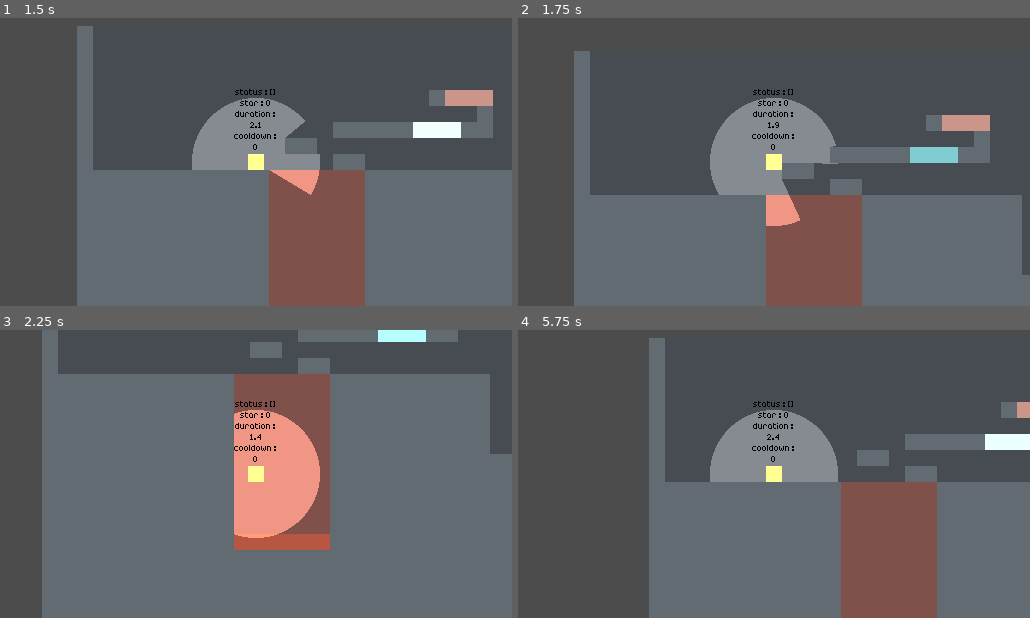
Above: before the commit, frames 1-4 (two rows, left to right).
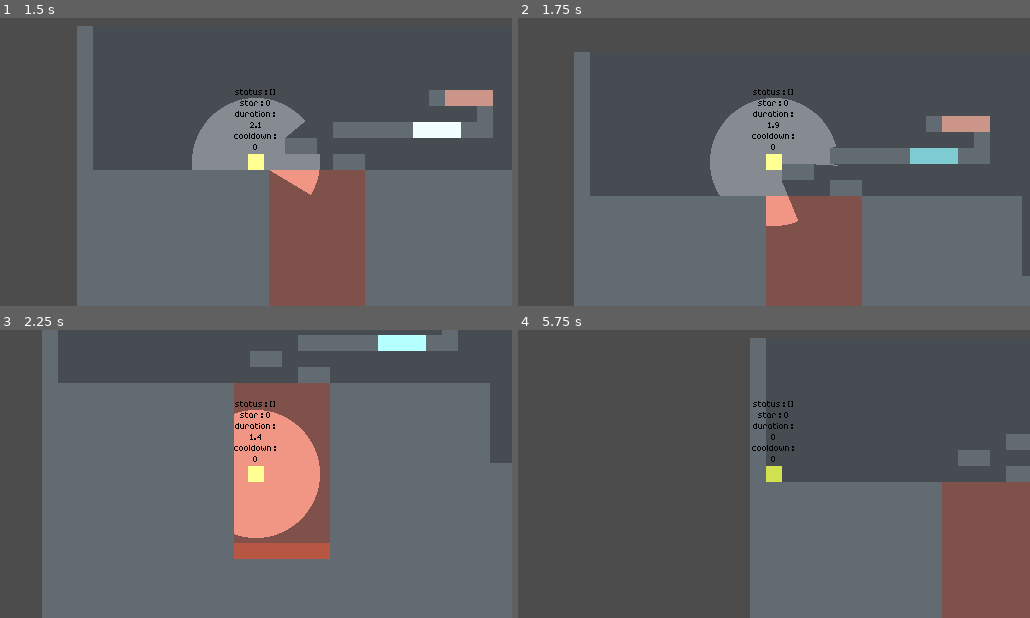
Above: after the commit, the same moments.

Repository: roboschka/Senterin
Game: Godot game, scene res://test_map.tscn
Two runs of this game, one before a commit and one after it. Both use one fixed random seed, a clock stepped at 60 frames per second and the inputs below.
Inputs:
- Up to frame 1 (1.5 s): tap Enter at 0.5 s; hold D (right) from 0.53 s (still down); tap X (action) at 0.6, 1.35 s; tap Z (jump) at 0.77 s
- Up to frame 2 (1.75 s): keep holding D (right); tap Z (jump) at 1.52 s
- Up to frame 3 (2.25 s): release D (right) at 2.03 s; hold A (left) from 2.03 s (still down); tap X (action) at 2.1 s
- Up to frame 4 (5.75 s): release A (left) at 2.78 s; hold D (right) 2.78-4.28 s; tap X (action) every 0.75 s from 2.85 to 5.1 s; tap Z (jump) at 3.02, 3.77, 4.52 s; hold A (left) 4.28-5.03 s; hold D (right) from 5.03 s (still down)

Frame 1 is identical in both runs. In frame 2, 0.7% of the frame differs, in the area x 10-100%, y 11-90%; in frame 3, 5.9%; in frame 4, 36%, in the area x 25-100%, y 2-100%.

Commit message:
Reduce Slippery Status Cooldown

Diff:
--- a/master/test_map.tscn
+++ b/master/test_map.tscn
@@ -494,7 +494,6 @@
 position = Vector2( 3064, 56 )
 
 [node name="hidden_tiles" type="Node2D" parent="."]
-editor/display_folded = true
 
 [node name="hidden_tile" parent="hidden_tiles" instance=ExtResource( 6 )]
 position = Vector2( 456, 200 )
--- a/master/test_player.gd
+++ b/master/test_player.gd
@@ -164,7 +164,7 @@
 
 func _on_Area2D_area_exited(area):
 	if area.is_in_group("motor_oil") and status.has("slippery"):
-		status_timer.start(3)
+		status_timer.start(0.1)
 
 func _on_AnimationPlayer_animation_finished(anim_name):
 	if anim_name == "die":
--- a/master/test_player.tscn
+++ b/master/test_player.tscn
@@ -5,8 +5,9 @@
 [ext_resource path="res://pixel_1.fnt" type="BitmapFont" id=3]
 [ext_resource path="res://light.png" type="Texture" id=4]
 
-[sub_resource type="RectangleShape2D" id=1]
-extents = Vector2( 7.9, 7.9 )
+[sub_resource type="CapsuleShape2D" id=1]
+radius = 7.9
+height = 0.0
 
 [sub_resource type="RectangleShape2D" id=2]
 extents = Vector2( 8, 8 )
